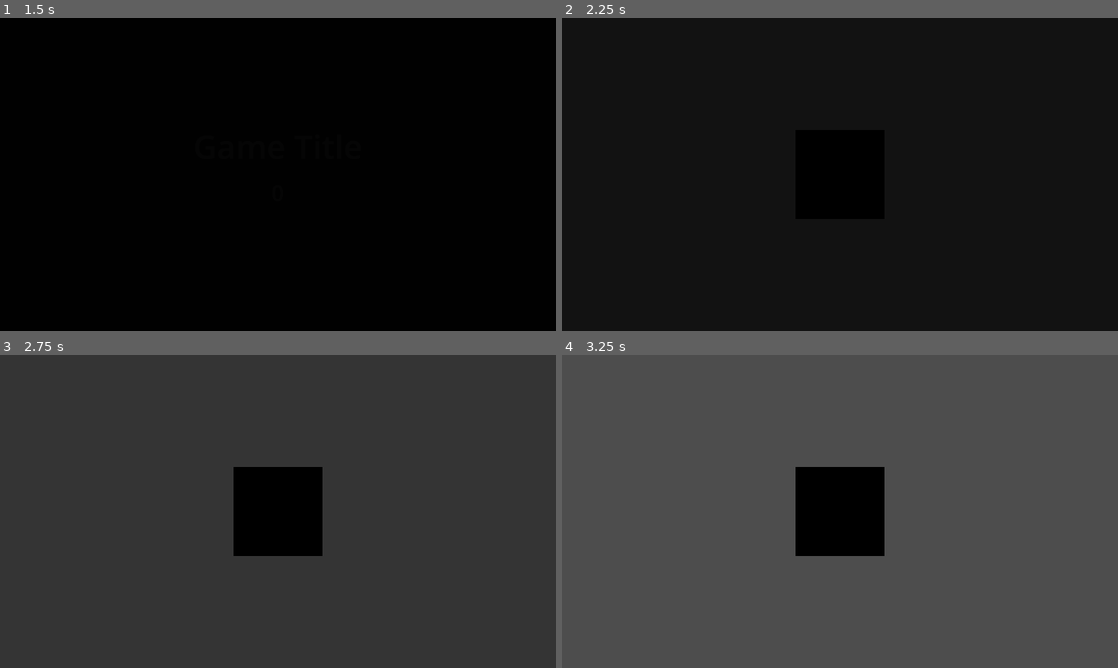
Above: before the commit, frames 1-4 (two rows, left to right).
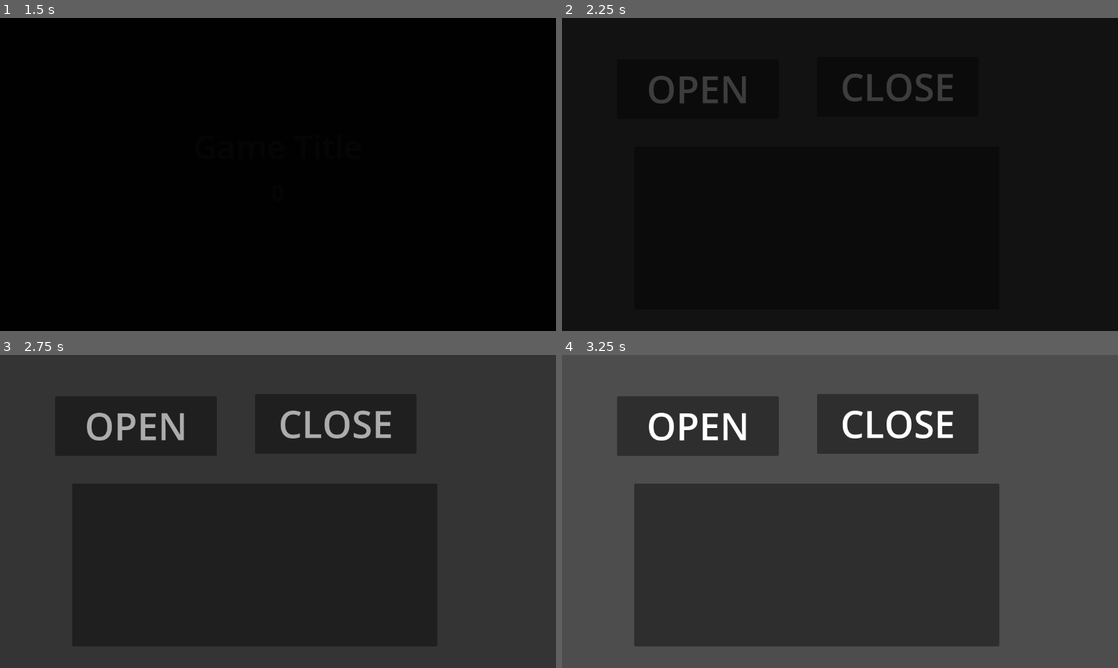
Above: after the commit, the same moments.

Repository: AnotherMelvin/mbg-ggj-2026
Game: Godot game, scene res://Scenes/Debug.tscn
The game is run twice, just before and just after one commit, with the same random seed, the same clock (stepped at 60 frames per second) and the same inputs. Sound files missing from this copy of the repository are replaced by a short silence.
Inputs (mouse positions are in pixels of both pictures, inside the frame that each line leads up to):
- Up to frame 1 (1.5 s): no input
- Up to frame 2 (2.25 s): click (695, 89) at 2 s, where only the run after the commit has a clickable "OPEN"
- Up to frame 3 (2.75 s): no input
- Up to frame 4 (3.25 s): click (695, 426) at 2.75 s, where only the run after the commit has a clickable "OPEN"

Frame 1 is identical in both runs. In frame 2, 1.2% of the frame differs, in the area x 15-71%, y 17-28%; in frame 3, 5.9%; in frame 4, 46%, in the area x 10-79%, y 12-94%.

Commit message:
Create UI Manager

Diff:
--- a/Scenes/Global/SceneManager.tscn
+++ b/Scenes/Global/SceneManager.tscn
@@ -8,7 +8,7 @@
 tracks/0/type = "value"
 tracks/0/imported = false
 tracks/0/enabled = true
-tracks/0/path = NodePath("ColorRect:color")
+tracks/0/path = NodePath("Overlay:color")
 tracks/0/interp = 1
 tracks/0/loop_wrap = true
 tracks/0/keys = {
@@ -37,7 +37,7 @@
 tracks/0/type = "value"
 tracks/0/imported = false
 tracks/0/enabled = true
-tracks/0/path = NodePath("ColorRect:color")
+tracks/0/path = NodePath("Overlay:color")
 tracks/0/interp = 1
 tracks/0/loop_wrap = true
 tracks/0/keys = {
@@ -57,7 +57,7 @@
 layer = 999
 script = ExtResource("1_m76si")
 
-[node name="ColorRect" type="ColorRect" parent="." unique_id=1271426455]
+[node name="Overlay" type="ColorRect" parent="." unique_id=1271426455]
 anchors_preset = 15
 anchor_right = 1.0
 anchor_bottom = 1.0
--- /dev/null
+++ b/Scenes/Global/UIManager.tscn
@@ -0,0 +1,6 @@
+[gd_scene format=3 uid="uid://ox3ltddar7yf"]
+
+[ext_resource type="Script" uid="uid://cjfig8m22ueox" path="res://Scripts/Global/UIManager.gd" id="1_67qby"]
+
+[node name="UIManager" type="Node3D" unique_id=584181016]
+script = ExtResource("1_67qby")
--- a/Scenes/Main.tscn
+++ b/Scenes/Main.tscn
@@ -1,8 +1,13 @@
 [gd_scene format=3 uid="uid://b4m55ui8f3xf7"]
 
+[ext_resource type="Script" uid="uid://3eebcu2uw0mi" path="res://Scripts/Main.gd" id="1_r150o"]
+[ext_resource type="PackedScene" uid="uid://gflctvoh33db" path="res://Scenes/UI_Test.tscn" id="2_idj7w"]
+
 [node name="Node3D" type="Node3D" unique_id=163014605]
+script = ExtResource("1_r150o")
 
-[node name="Camera3D" type="Camera3D" parent="." unique_id=1903703688]
+[node name="Camera3D" type="Camera3D" parent="." unique_id=545874831]
 
-[node name="CSGBox3D" type="CSGBox3D" parent="." unique_id=321849844]
-transform = Transform3D(1, 0, 0, 0, 1, 0, 0, 0, 1, 0, 0, -2.797797)
+[node name="CanvasLayer" type="CanvasLayer" parent="." unique_id=2115839873]
+
+[node name="Control" parent="CanvasLayer" unique_id=1120223853 instance=ExtResource("2_idj7w")]
--- /dev/null
+++ b/Scenes/UI_Test.tscn
@@ -0,0 +1,81 @@
+[gd_scene format=3 uid="uid://gflctvoh33db"]
+
+[ext_resource type="Script" uid="uid://dnnkdgykmp8ln" path="res://Scripts/UITest.gd" id="1_hup40"]
+[ext_resource type="Script" uid="uid://ht765wwh4vmm" path="res://Scripts/UI/ProfileUI.gd" id="2_1oc5i"]
+
+[node name="UiTest" type="Control" unique_id=1120223853]
+layout_mode = 3
+anchors_preset = 15
+anchor_right = 1.0
+anchor_bottom = 1.0
+grow_horizontal = 2
+grow_vertical = 2
+mouse_filter = 2
+script = ExtResource("1_hup40")
+
+[node name="OpenButton" type="Button" parent="." unique_id=1399385432]
+layout_mode = 1
+anchors_preset = 8
+anchor_left = 0.5
+anchor_top = 0.5
+anchor_right = 0.5
+anchor_bottom = 0.5
+offset_left = -513.0
+offset_top = -265.0
+offset_right = -141.0
+offset_bottom = -128.0
+grow_horizontal = 2
+grow_vertical = 2
+action_mode = 0
+
+[node name="RichTextLabel" type="RichTextLabel" parent="OpenButton" unique_id=1452686252]
+layout_mode = 1
+anchors_preset = 15
+anchor_right = 1.0
+anchor_bottom = 1.0
+grow_horizontal = 2
+grow_vertical = 2
+mouse_filter = 2
+theme_override_font_sizes/normal_font_size = 86
+text = "OPEN"
+horizontal_alignment = 1
+vertical_alignment = 1
+
+[node name="CloseButton" type="Button" parent="." unique_id=1047454152]
+layout_mode = 1
+anchors_preset = 8
+anchor_left = 0.5
+anchor_top = 0.5
+anchor_right = 0.5
+anchor_bottom = 0.5
+offset_left = -53.0
+offset_top = -270.0
+offset_right = 319.0
+offset_bottom = -133.0
+grow_horizontal = 2
+grow_vertical = 2
+action_mode = 0
+
+[node name="RichTextLabel" type="RichTextLabel" parent="CloseButton" unique_id=1389498734]
+layout_mode = 1
+anchors_preset = 15
+anchor_right = 1.0
+anchor_bottom = 1.0
+grow_horizontal = 2
+grow_vertical = 2
+mouse_filter = 2
+theme_override_font_sizes/normal_font_size = 86
+text = "CLOSE"
+horizontal_alignment = 1
+vertical_alignment = 1
+
+[node name="Panel" type="Panel" parent="." unique_id=1619708977]
+layout_mode = 0
+offset_left = 166.0
+offset_top = 296.0
+offset_right = 1007.0
+offset_bottom = 670.0
+script = ExtResource("2_1oc5i")
+
+[connection signal="pressed" from="OpenButton" to="." method="_on_open_button_pressed"]
+[connection signal="pressed" from="CloseButton" to="." method="_on_close_button_pressed"]
--- /dev/null
+++ b/Scripts/Base/BaseUI.gd
@@ -0,0 +1,39 @@
+@abstract
+class_name BaseUI extends Control
+
+
+@export var _ui_type: Utils.UI_NAME_TYPE
+var is_animation_playing: bool
+
+func _ready() -> void:
+	GlobalSignal.turn_on_ui.connect(_turn_on)
+	GlobalSignal.turn_off_ui.connect(_turn_off)
+
+@abstract
+func on_turn_on() -> void
+func _turn_on(type: Utils.UI_NAME_TYPE, is_using_animation: bool) -> void:
+	if !visible && !is_animation_playing && type != _ui_type:
+		return
+
+	toggle_visibility(true)
+	toggle_anim_flag(is_using_animation)
+	on_turn_on()
+
+
+@abstract
+func on_turn_off() -> void
+func _turn_off(type: Utils.UI_NAME_TYPE, is_using_animation: bool) -> void:
+	if visible && !is_animation_playing && type != _ui_type:
+		return
+
+	toggle_visibility(is_using_animation)
+	toggle_anim_flag(is_using_animation)
+	on_turn_off()
+
+
+func toggle_visibility(state: bool) -> void:
+	visible = state
+
+
+func toggle_anim_flag(state: bool) -> void:
+	is_animation_playing = state
--- a/Scripts/Debug.gd
+++ b/Scripts/Debug.gd
@@ -6,8 +6,8 @@
 # Called when the node enters the scene tree for the first time.
 func _ready() -> void:
 	RemoteConfig.config_updated.connect(_on_config_updated)
-	SceneManager.transition_to(Utility.SCENE_NAME_TYPE.MAIN, Utility.SCENE_TRANSITION_TYPE.FADE)
-	AudioManager.create_audio(Utility.SOUND_EFFECT_TYPE.BASE)
+	SceneManager.transition_to(Utils.SCENE_NAME_TYPE.MAIN, Utils.SCENE_TRANSITION_TYPE.FADE)
+	AudioManager.create_audio(Utils.SOUND_EFFECT_TYPE.DEFAULT)
 
 func _on_config_updated() -> void:
 	game_title.text = RemoteConfig.get_value("title")
--- a/Scripts/Global/AudioManager.gd
+++ b/Scripts/Global/AudioManager.gd
@@ -18,7 +18,7 @@
 
 
 ## Creates a sound effect at a specific location if the limit has not been reached. Pass [param location] for the global position of the audio effect, and [param type] for the SoundEffect to be queued.
-func create_3d_audio_at_location(location: Vector3, type: Utility.SOUND_EFFECT_TYPE) -> void:
+func create_3d_audio_at_location(location: Vector3, type: Utils.SOUND_EFFECT_TYPE) -> void:
 	if sound_effect_dict.has(type):
 		var sound_effect: SoundEffect = sound_effect_dict[type]
 		if sound_effect.has_open_limit():
@@ -29,7 +29,7 @@
 			new_3D_audio.stream = sound_effect.sound_effect
 			new_3D_audio.volume_db = sound_effect.volume
 			new_3D_audio.pitch_scale = sound_effect.pitch_scale
-			new_3D_audio.pitch_scale += Utility.get_rng(-sound_effect.pitch_randomness, sound_effect.pitch_randomness )
+			new_3D_audio.pitch_scale += Utils.get_rng(-sound_effect.pitch_randomness, sound_effect.pitch_randomness )
 			new_3D_audio.finished.connect(sound_effect.on_audio_finished)
 			new_3D_audio.finished.connect(new_3D_audio.queue_free)
 			new_3D_audio.play()
@@ -38,7 +38,7 @@
 
 
 ## Creates a sound effect if the limit has not been reached. Pass [param type] for the SoundEffect to be queued.
-func create_audio(type: Utility.SOUND_EFFECT_TYPE) -> void:
+func create_audio(type: Utils.SOUND_EFFECT_TYPE) -> void:
 	if sound_effect_dict.has(type):
 		var sound_effect: SoundEffect = sound_effect_dict[type]
 		if sound_effect.has_open_limit():
@@ -48,7 +48,7 @@
 			new_audio.stream = sound_effect.sound_effect
 			new_audio.volume_db = sound_effect.volume
 			new_audio.pitch_scale = sound_effect.pitch_scale
-			new_audio.pitch_scale += Utility.get_rng(-sound_effect.pitch_randomness, sound_effect.pitch_randomness )
+			new_audio.pitch_scale += Utils.get_rng(-sound_effect.pitch_randomness, sound_effect.pitch_randomness )
 			new_audio.finished.connect(sound_effect.on_audio_finished)
 			new_audio.finished.connect(new_audio.queue_free)
 			new_audio.play()
--- /dev/null
+++ b/Scripts/Global/GlobalSignal.gd
@@ -0,0 +1,4 @@
+extends Node
+
+signal turn_on_ui(ui_type: Utils.UI_NAME_TYPE, is_using_animation: bool)
+signal turn_off_ui(ui_type: Utils.UI_NAME_TYPE, is_using_animation: bool)
--- a/Scripts/Global/SceneManager.gd
+++ b/Scripts/Global/SceneManager.gd
@@ -1,41 +1,48 @@
 extends CanvasLayer
 
-@onready var color_rect: ColorRect = $ColorRect
+@onready var overlay: ColorRect = $Overlay
 @onready var animation_player: AnimationPlayer = $AnimationPlayer
 var new_scene_path : String
 
 func _ready() -> void:
-	_toggle_color_rect(false)
+	_toggle_canvas(false)
 
-func change_to(scene_name: Utility.SCENE_NAME_TYPE) -> void:
+func change_to(scene_name: Utils.SCENE_NAME_TYPE) -> void:
 	_load_scene_path(scene_name)
 	_switch_scene()
 
 
-func transition_to(scene_name: Utility.SCENE_NAME_TYPE, transition: Utility.SCENE_TRANSITION_TYPE) -> void:
-	_toggle_color_rect(true)
+func transition_to(scene_name: Utils.SCENE_NAME_TYPE, transition: Utils.SCENE_TRANSITION_TYPE) -> void:
+	_toggle_canvas(true)
 	_load_scene_path(scene_name)
 
 	match transition:
-		Utility.SCENE_TRANSITION_TYPE.FADE:
-			animation_player.play(Utility.SCENE_TRANSITION_FADE)
+		Utils.SCENE_TRANSITION_TYPE.FADE:
+			animation_player.play(Utils.SCENE_TRANSITION_FADE)
 
 
-func _load_scene_path(scene_name: Utility.SCENE_NAME_TYPE) -> void:
+func _load_scene_path(scene_name: Utils.SCENE_NAME_TYPE) -> void:
 	match scene_name:
-		Utility.SCENE_NAME_TYPE.DEBUG:
-			new_scene_path = Utility.DEBUG_SCENE_PATH
-		Utility.SCENE_NAME_TYPE.MAIN:
-			new_scene_path = Utility.MAIN_SCENE_PATH
+		Utils.SCENE_NAME_TYPE.DEBUG:
+			new_scene_path = Utils.DEBUG_SCENE_PATH
+		Utils.SCENE_NAME_TYPE.MAIN:
+			new_scene_path = Utils.MAIN_SCENE_PATH
 
 
 func _switch_scene() -> void:
 	get_tree().call_deferred("change_scene_to_file", new_scene_path)
 
 
-func _toggle_color_rect(state: bool) -> void:
-	color_rect.visible = state
+func _toggle_canvas(state: bool) -> void:
+	if (state):
+		overlay.mouse_filter = Control.MOUSE_FILTER_STOP
+		show()
+		layer = 999
+	else:
+		overlay.mouse_filter = Control.MOUSE_FILTER_IGNORE
+		hide()
+		layer = -1
 
 
 func _on_animation_player_animation_finished(_anim_name: StringName) -> void:
-	_toggle_color_rect(false)
+	_toggle_canvas(false)
--- a/Scripts/Global/SoundEffectSetting.gd
+++ b/Scripts/Global/SoundEffectSetting.gd
@@ -3,7 +3,7 @@
 ## Sound effect resource, used to configure unique sound effects for use with the AudioManager. Passed to [method AudioManager.create_3d_audio_at_location()] and [method AudioManager.create_audio()] to play sound effects.
 
 @export_range(0, 10) var limit: int = 5 ## Maximum number of this SoundEffect to play simultaneously before culled.
-@export var type: Utility.SOUND_EFFECT_TYPE = Utility.SOUND_EFFECT_TYPE.BASE ## The unique sound effect in the [enum SOUND_EFFECT_TYPE] to associate with this effect. Each SoundEffect resource should have it's own unique [enum SOUND_EFFECT_TYPE] setting.
+@export var type: Utils.SOUND_EFFECT_TYPE = Utils.SOUND_EFFECT_TYPE.DEFAULT ## The unique sound effect in the [enum SOUND_EFFECT_TYPE] to associate with this effect. Each SoundEffect resource should have it's own unique [enum SOUND_EFFECT_TYPE] setting.
 @export var sound_effect: AudioStreamWAV ## The [AudioStreamWAV] audio resource to play.
 @export_range(-40, 20) var volume: float = 0 ## The volume of the [member sound_effect].
 @export_range(0.0, 4.0,.01) var pitch_scale: float = 1.0 ## The pitch scale of the [member sound_effect].
--- /dev/null
+++ b/Scripts/Global/UIManager.gd
@@ -0,0 +1,7 @@
+extends Node
+
+func turn_on(ui_type: Utils.UI_NAME_TYPE, is_using_animation: bool) -> void:
+	GlobalSignal.turn_on_ui.emit(ui_type, is_using_animation)
+
+func turn_off(ui_type: Utils.UI_NAME_TYPE, is_using_animation: bool) -> void:
+	GlobalSignal.turn_off_ui.emit(ui_type, is_using_animation)
--- a/Scripts/Global/Utility.gd
+++ b/Scripts/Global/Utils.gd
@@ -1,17 +1,23 @@
 extends Node
 
+enum UI_NAME_TYPE {
+	DEFAULT
+}
+
 enum SOUND_EFFECT_TYPE {
-	BASE
+	DEFAULT
 }
 
 enum SCENE_NAME_TYPE
 {
+	DEFAULT,
 	DEBUG,
 	MAIN
 }
 
 enum SCENE_TRANSITION_TYPE
 {
+	DEFAULT,
 	FADE
 }
 
--- /dev/null
+++ b/Scripts/Main.gd
@@ -0,0 +1,9 @@
+extends Node3D
+
+
+func _on_open_button_pressed() -> void:
+	UIManager.turn_on(Utils.UI_NAME_TYPE.DEFAULT, false)
+
+
+func _on_close_button_pressed() -> void:
+	UIManager.turn_off(Utils.UI_NAME_TYPE.DEFAULT, false)
--- /dev/null
+++ b/Scripts/UI/ProfileUI.gd
@@ -0,0 +1,8 @@
+extends BaseUI
+
+
+func on_turn_on() -> void:
+	pass
+
+func on_turn_off() -> void:
+	pass
--- /dev/null
+++ b/Scripts/UITest.gd
@@ -0,0 +1,9 @@
+extends Control
+
+
+func _on_open_button_pressed() -> void:
+	UIManager.turn_on(Utils.UI_NAME_TYPE.DEFAULT, false)
+
+
+func _on_close_button_pressed() -> void:
+	UIManager.turn_off(Utils.UI_NAME_TYPE.DEFAULT, false)
--- a/project.godot
+++ b/project.godot
@@ -20,7 +20,9 @@
 RemoteConfig="*uid://3wkjg88cjeep"
 AudioManager="*uid://d1dnuvrtcub3r"
 SceneManager="*uid://dqhj0tb6vxlgk"
-Utility="*uid://c8yggw4v26muj"
+UIManager="*uid://ox3ltddar7yf"
+Utils="*uid://c8yggw4v26muj"
+GlobalSignal="*uid://chewj8yelx0b2"
 
 [display]
 
Not shown, added: Scripts/Base/BaseUI.gd.uid
Not shown, added: Scripts/Global/GlobalSignal.gd.uid
Not shown, added: Scripts/Global/UIManager.gd.uid
Renamed: Scripts/Global/Utility.gd.uid -> Scripts/Global/Utils.gd.uid
Not shown, added: Scripts/Main.gd.uid
Not shown, added: Scripts/UI/ProfileUI.gd.uid
Not shown, added: Scripts/UITest.gd.uid
